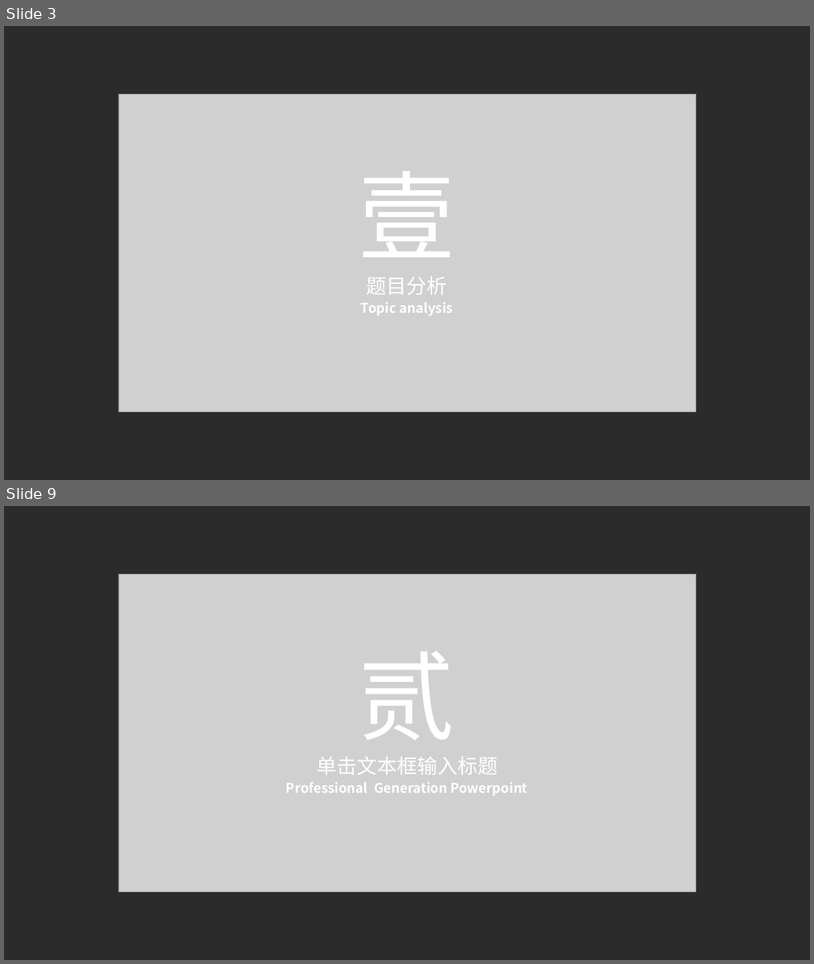
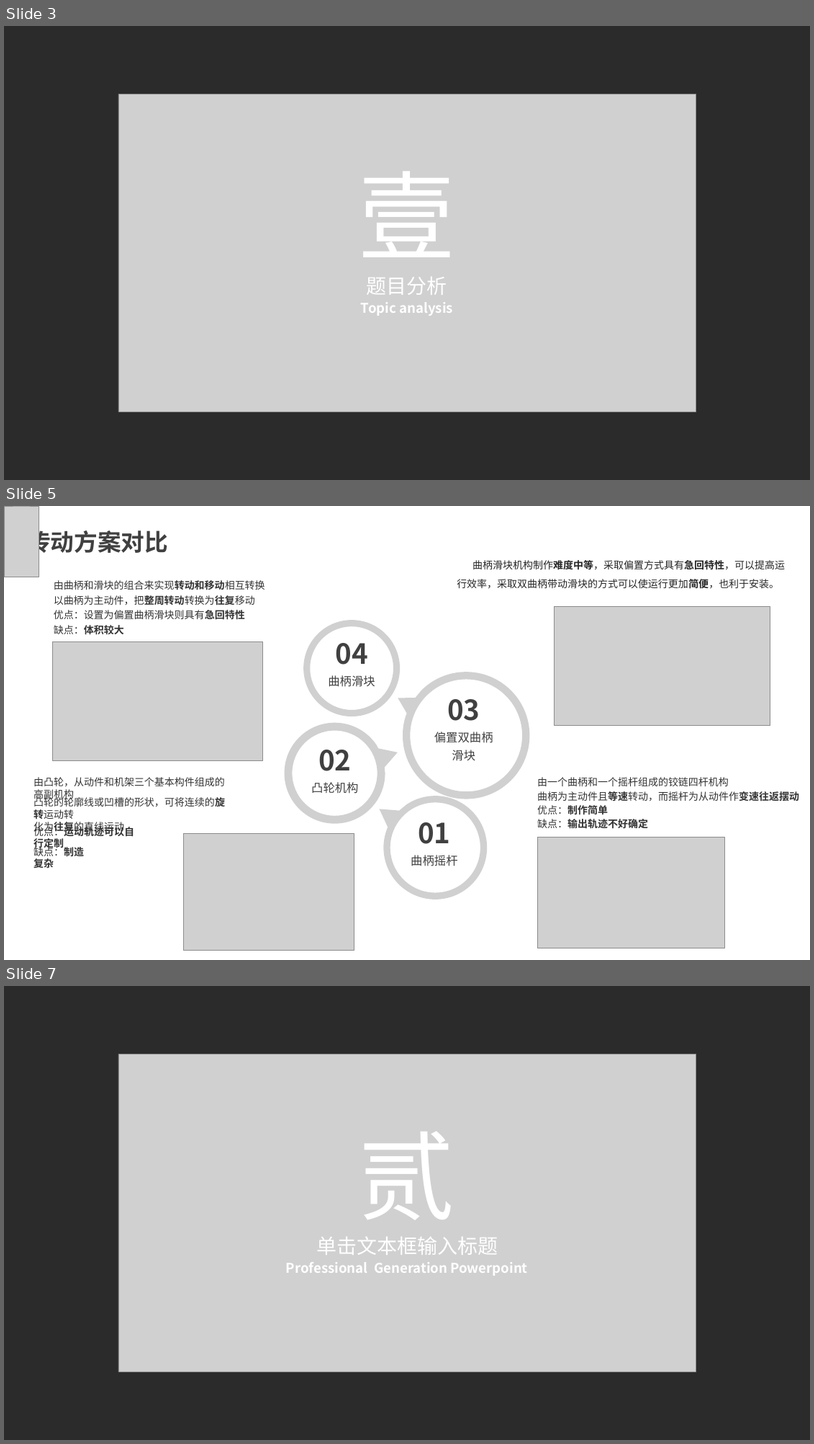
Before and after one commit to CMChris-Beat/InertiaScreen, a slide deck: 4.Docs/3.PresentationDoc/惯性筛课程设计答辩PPT.pptx. Shown one above the other, each under a label of ours: slides 3 and 9 before the commit, slides 3, 5 and 7 after it; the slides between them are not shown. The pictures are 814x964 and 814x1444 pixels, drawn with LibreOffice and Linux fonts; fonts in the diff are those of the drawing; grey boxes stand for pictures; background and template pictures are left out; a plain dark background stands for a picture behind light text. Boxes give left, top, right and bottom in pixels: in the first picture for what was removed or moved away, otherwise in the second. Text is boxed around its words. In the diff, an @@ line names an element or a change of style, - is before the commit and + after.

```diff
--- a/4.Docs/3.PresentationDoc/惯性筛课程设计答辩PPT.pptx
+++ b/4.Docs/3.PresentationDoc/惯性筛课程设计答辩PPT.pptx
@@ slide 5 added at [4,506,810,960], background picture (left out) @@
@@ rectangle added at [4,506,810,960], fill #FFFFFF at 78% opacity @@
@@ picture added at [4,506,39,577] @@
@@ text added at [27,526,168,556], 28 pt, text #404040, bold @@
+传动方案对比
@@ text added at [457,560,785,589], 12 pt, text #262626 @@
+曲柄滑块机构制作难度中等，采取偏置方式具有急回特性，可以提高运行效率，采取双曲柄带动滑块的方式可以使运行更加简便，也利于安装。
@@ group added at [31,579,265,635]: 4 texts, 4 freeform shapes @@
+由曲柄和滑块的组合来实现转动和移动相互转换
+缺点：体积较大
+优点：设置为偏置曲柄滑块则具有急回特性
+以曲柄为主动件，把整周转动转换为往复移动
@@ picture added at [555,606,771,725] @@
@@ picture added at [304,620,399,716], 14 pt, text #404040 @@
+04
+曲柄滑块
@@ picture added at [52,641,262,760] @@
@@ picture added at [399,672,530,799], 14 pt, text #404040 @@
+03
+偏置双曲柄
+滑块
@@ picture added at [285,723,398,824], 14 pt, text #404040 @@
+02
+凸轮机构
@@ group added at [34,777,225,867]: 4 texts @@
+由凸轮，从动件和机架三个基本构件组成的高副机构
+缺点：制造复杂
+优点：运动轨迹可以自行定制
+凸轮的轮廓线或凹槽的形状，可将连续的旋转运动转
+化为往复的直线运动
@@ picture added at [380,795,487,899], 14 pt, text #404040 @@
+01
+曲柄摇杆
@@ group added at [538,777,800,829]: 4 texts @@
+由一个曲柄和一个摇杆组成的铰链四杆机构
+缺点：输出轨迹不好确定
+优点：制作简单
+曲柄为主动件且等速转动，而摇杆为从动件作变速往返摆动
@@ picture added at [184,834,354,951] @@
@@ picture added at [538,837,725,947] @@
@@ what was slide 9 is now slide 7 @@
```
Also in this commit, not shown: 2 slides changed, 1 other slide added, 1 slide removed, 1 other file.
